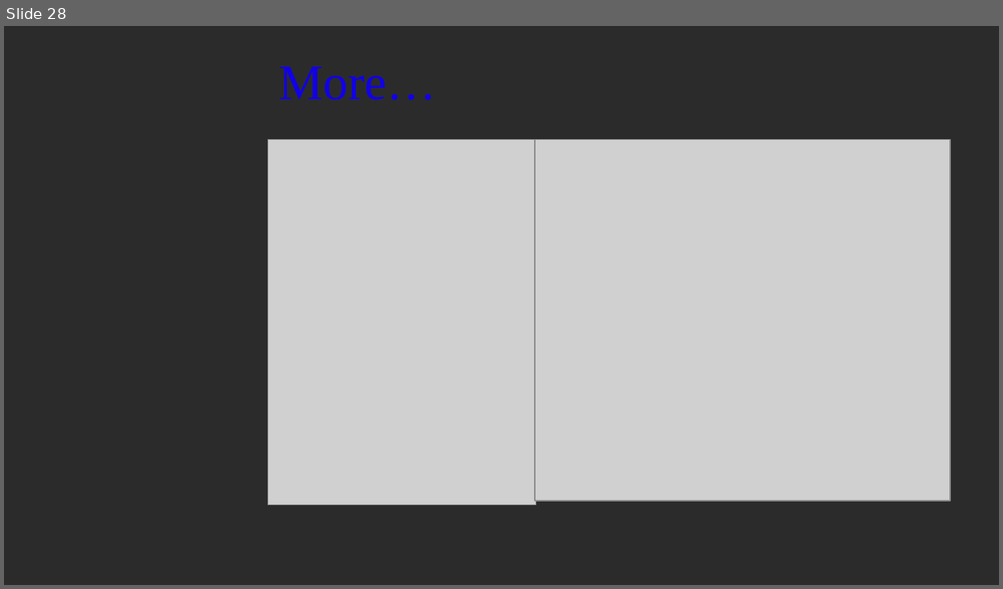
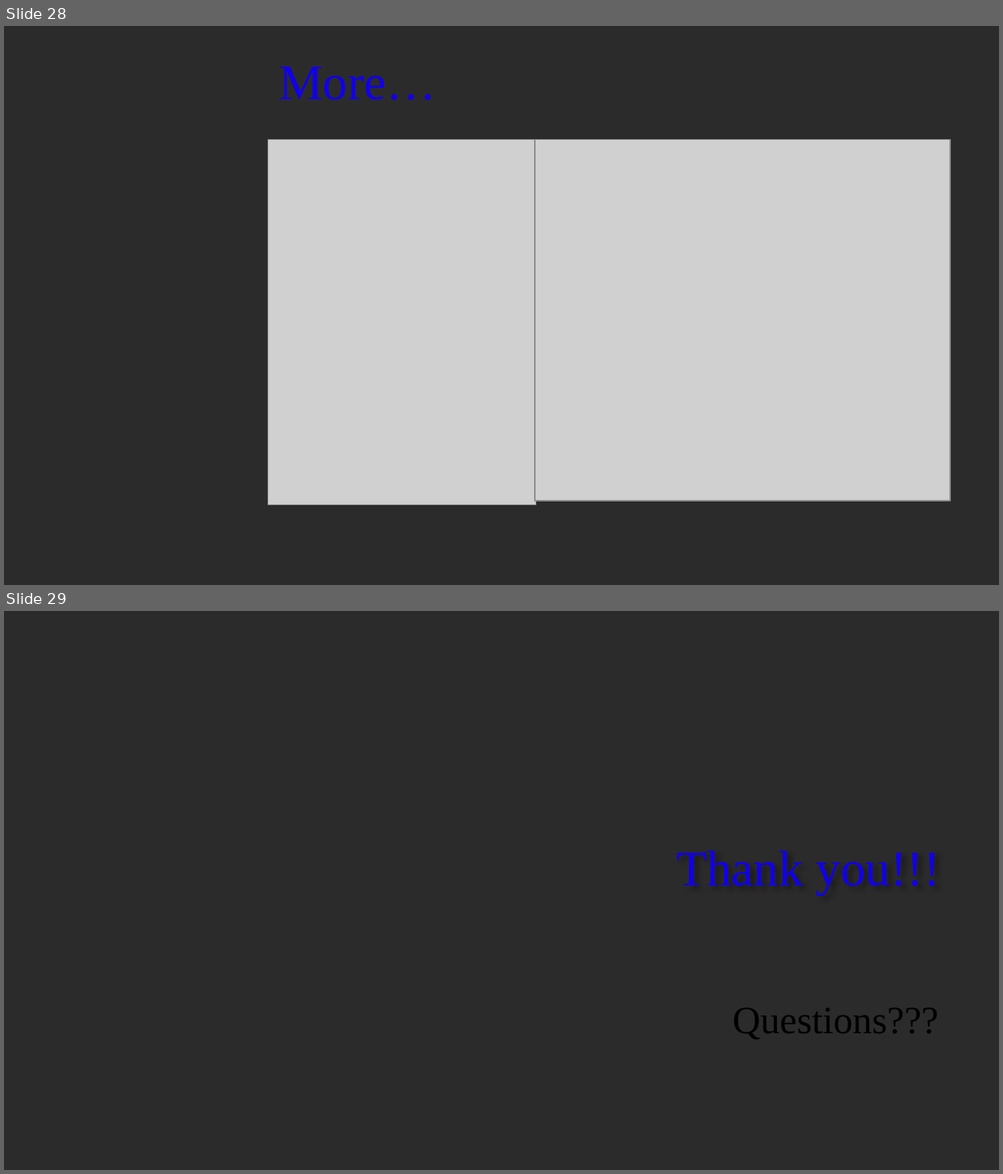
Before and after one commit to FIVIL/KtuPresentation, a slide deck: Blockchain 101.pptx. Shown one above the other, each under a label of ours: slide 28 before the commit, slides 28 and 29 after it. The pictures are 1003x589 and 1003x1174 pixels, drawn with LibreOffice and Linux fonts; fonts in the diff are those of the drawing; grey boxes stand for pictures; background and template pictures are left out; a plain dark background stands for a picture behind light text. Boxes give left, top, right and bottom in pixels: in the first picture for what was removed or moved away, otherwise in the second. Text is boxed around its words. In the diff, an @@ line names an element or a change of style, - is before the commit and + after.

Commit message:
qu

```diff
--- a/Blockchain 101.pptx
+++ b/Blockchain 101.pptx
@@ slide 29 added at (4, 611, 999, 1170), background picture (left out) @@
@@ title added at (676, 851, 940, 894), 36 pt, text #1100EA @@
+Thank you!!!
@@ subtitle added at (732, 1008, 938, 1039), 28 pt, text #000000 @@
+Questions???
```
